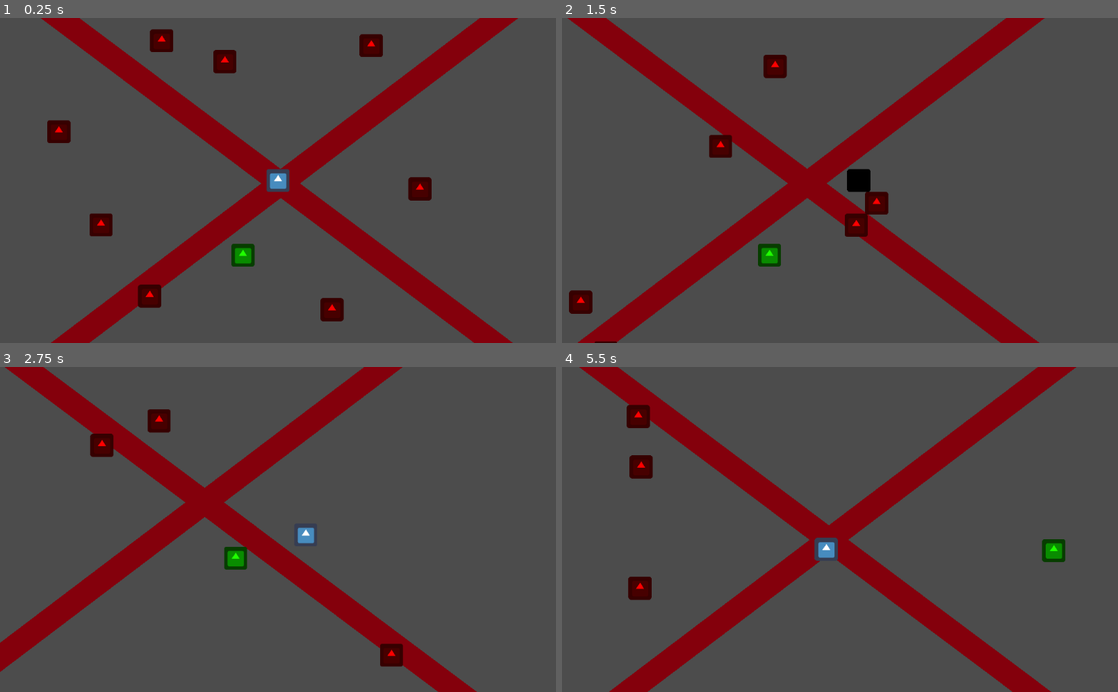
Above: before the commit, frames 1-4 (two rows, left to right).
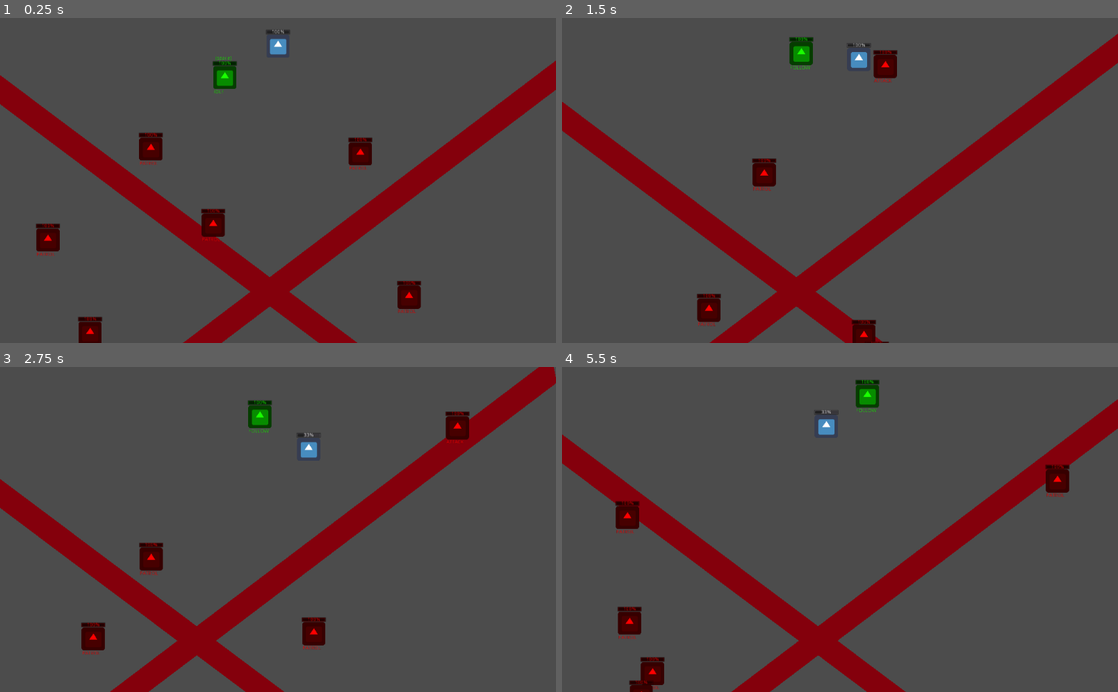
Above: after the commit, the same moments.

Repository: linkwin/NecroMansion
Game: Godot game, scene res://Maps/TestMap.tscn
The game is run twice, just before and just after one commit, with the same random seed, the same clock (stepped at 60 frames per second) and the same inputs. This scene is started directly instead of the project's main scene. The engine's default icon, where the game draws it, is replaced by a stand-in: a white triangle on a blue panel in a dark square.
Inputs:
- Up to frame 1 (0.25 s): no input
- Up to frame 2 (1.5 s): hold D (move_right) 0.53-1.28 s; hold Space (summon) 0.53-1.28 s; hold S (move_back) from 1.28 s (still down); tap Space (summon) at 1.35 s
- Up to frame 3 (2.75 s): release S (move_back) at 2.03 s; hold D (move_right) from 2.03 s (still down); hold Space (summon) from 2.03 s (still down)
- Up to frame 4 (5.5 s): release D (move_right) at 2.78 s; release Space (summon) at 2.78 s; hold W (move_forward) 2.78-3.53 s; tap Space (summon) at 2.85, 4.35 s; hold Space (summon) 3.53-4.28 s; hold A (move_left) 3.53-5.03 s; hold S (move_back) from 5.03 s (still down); hold Space (summon) from 5.03 s (still down)

The runs differ from the first frame. In frame 1, 27% of the frame differs, in the area x 0-100%, y 0-100%; in frame 2, 27%; in frame 3, 25%; in frame 4, 26%.

Commit message:
Update AI, add game lose state

Diff:
--- a/Core/AI/AIController.gd
+++ b/Core/AI/AIController.gd
@@ -1,16 +1,26 @@
 extends Node2D
+
+export var bot_behavior = Global.BOT_BEHAVIOR.RANDOM_MOVE
+
+var bot_state = Global.BOT_STATE.IDLE
 
 var curr_move_dir = Vector2.ZERO
 onready var character_ref = $CharacterBody
 onready var timer = $Timer
 
 func _ready():
-	curr_move_dir = Vector2(rand_range(-1.0,1.0), rand_range(-1.0,1.0)).normalized()
+	match bot_behavior:
+		Global.BOT_BEHAVIOR.RANDOM_MOVE:
+			curr_move_dir = Vector2(rand_range(-1.0,1.0), rand_range(-1.0,1.0)).normalized()
+
+	bot_state = Global.BOT_STATE.PATROL
 
 func _process(delta):
 	character_ref.add_move_input(curr_move_dir)
+	$CharacterBody/DEBUG_state.text = Global.BOT_STATE.keys()[bot_state]
 
 func _on_Timer_timeout():
+	bot_state = Global.BOT_STATE.PATROL
 	character_ref.move_speed = character_ref.default_move_speed
 	curr_move_dir = Vector2(rand_range(-1.0,1.0), rand_range(-1.0,1.0)).normalized()
 
@@ -19,14 +29,21 @@
 		collider.get_node("Health").try_damage(1)
 		# move away from player
 		curr_move_dir = (character_ref.global_position - collider.global_position).normalized()
+		timer.wait_time = rand_range(2,4)
 		timer.start()
 
+# body ented attack radius
 func _on_OverlapSphere_body_entered(body):
-	if "Player" in body.get_parent().name:
+	if "Player" in body.get_parent().name and _can_attack():
+		bot_state = Global.BOT_STATE.ATTACK
 		curr_move_dir = (body.global_position - character_ref.global_position).normalized()
 		character_ref.move_speed *= 2
-		timer.stop()
+		timer.wait_time = rand_range(2,4)
+		timer.start()
 
+func _can_attack():
+	return bot_state == Global.BOT_STATE.IDLE or bot_state == Global.BOT_STATE.PATROL \
+		or bot_state == Global.BOT_STATE.WANDER
 
 func _on_Health_death():
 	queue_free()
--- a/Core/AI/AIController.tscn
+++ b/Core/AI/AIController.tscn
@@ -19,6 +19,12 @@
 [node name="CollisionShape2D" type="CollisionShape2D" parent="CharacterBody/OverlapSphere"]
 shape = SubResource( 1 )
 
+[node name="DEBUG_state" type="Label" parent="CharacterBody"]
+margin_left = -31.0
+margin_top = 33.0
+margin_right = 29.0
+margin_bottom = 55.0
+
 [node name="Timer" type="Timer" parent="."]
 wait_time = 2.0
 autostart = true
--- a/Core/Characters/Character.tscn
+++ b/Core/Characters/Character.tscn
@@ -18,11 +18,17 @@
 [node name="CharacterBody" type="KinematicBody2D"]
 script = ExtResource( 1 )
 
+[node name="CharacterShadow" type="Sprite" parent="."]
+modulate = Color( 0, 0, 0, 0.294118 )
+texture = ExtResource( 2 )
+
 [node name="CollisionShape2D" type="CollisionShape2D" parent="."]
 position = Vector2( -0.5, 0 )
 shape = SubResource( 3 )
 
-[node name="AnimatedSprite" type="AnimatedSprite" parent="."]
+[node name="AnimatedSprite" type="AnimatedSprite" parent="CollisionShape2D"]
+position = Vector2( 0.5, 0 )
 frames = SubResource( 2 )
 
 [node name="Health" parent="." instance=ExtResource( 3 )]
+position = Vector2( -34, -46 )
--- a/Core/Familiar/FamiliarBot.gd
+++ b/Core/Familiar/FamiliarBot.gd
@@ -26,40 +26,50 @@
 				if (player_ref.global_position - character_ref.global_position).length() > 200:
 					curr_move_dir = (player_ref.global_position - character_ref.global_position).normalized()
 
-
+	$CharacterBody/DEBUG_state.text = Global.BOT_STATE.keys()[bot_state]
 	character_ref.add_move_input(curr_move_dir)
 
 func _on_Health_death():
 	player_ref = null
 	queue_free()
 
+# body enterd attack / interact radius
 func _on_OverlapSphere_body_entered(body):
+	print("ENTER")
 	if "Player" in body.get_parent().name and not player_controlled:
 		# Show interact prompt
-		$InteractIcon.visible = true
+		$CharacterBody/InteractIcon.visible = true
 		player_in_range = true
 		player_ref = body
+	# bot in attack radius, initiate attack
 	if "Bot" in body.get_parent().name and _can_attack():
+		print(body.get_parent().name)
 		# attack bot
 		bot_state = Global.BOT_STATE.ATTACK
 		curr_move_dir = (body.global_position - character_ref.global_position).normalized()
 		character_ref.move_speed *= 2
+		$AttackTimeout.start()
 
 func _can_attack():
-	return bot_state == Global.BOT_STATE.IDLE or bot_state == Global.BOT_STATE.FOLLOW \
+	return (bot_state == Global.BOT_STATE.IDLE or bot_state == Global.BOT_STATE.FOLLOW) \
 		and player_controlled
 
 func _on_OverlapSphere_body_exited(body):
 	if "Player" in body.get_parent().name:
-		$InteractIcon.visible = false
+		$CharacterBody/InteractIcon.visible = false
 		player_in_range = false
 		if not player_controlled:
 			player_ref = null
 
-
 func _on_CharacterBody_on_character_collision(collider):
+	# collided with other bot, check for attack
 	if "Bot" in collider.get_parent().name:
 		if bot_state == Global.BOT_STATE.ATTACK:
 			collider.get_node("Health").try_damage(1)
 			bot_state = Global.BOT_STATE.FOLLOW
 			character_ref.move_speed = character_ref.default_move_speed
+
+func _on_AttackTimeout_timeout():
+	if player_controlled:
+		bot_state = Global.BOT_STATE.FOLLOW
+		character_ref.move_speed = character_ref.default_move_speed
--- a/Core/Familiar/FamiliarBot.tscn
+++ b/Core/Familiar/FamiliarBot.tscn
@@ -14,14 +14,13 @@
 [node name="AnimatedSprite" parent="CharacterBody" index="1"]
 modulate = Color( 0.12549, 1, 0, 1 )
 
-[node name="OverlapSphere" type="Area2D" parent="."]
+[node name="DEBUG_state" type="Label" parent="CharacterBody"]
+margin_left = -31.0
+margin_top = 33.0
+margin_right = 29.0
+margin_bottom = 55.0
 
-[node name="CollisionShape2D" type="CollisionShape2D" parent="OverlapSphere"]
-shape = SubResource( 1 )
-
-[node name="CanvasLayer" type="CanvasLayer" parent="."]
-
-[node name="InteractIcon" type="Label" parent="."]
+[node name="InteractIcon" type="Label" parent="CharacterBody"]
 visible = false
 anchor_right = 0.012
 margin_left = -26.145
@@ -31,9 +30,21 @@
 text = "[space]"
 align = 1
 
+[node name="OverlapSphere" type="Area2D" parent="CharacterBody"]
+
+[node name="CollisionShape2D" type="CollisionShape2D" parent="CharacterBody/OverlapSphere"]
+shape = SubResource( 1 )
+
+[node name="CanvasLayer" type="CanvasLayer" parent="."]
+
+[node name="AttackTimeout" type="Timer" parent="."]
+wait_time = 2.5
+one_shot = true
+
 [connection signal="on_character_collision" from="CharacterBody" to="." method="_on_CharacterBody_on_character_collision"]
 [connection signal="death" from="CharacterBody/Health" to="." method="_on_Health_death"]
-[connection signal="body_entered" from="OverlapSphere" to="." method="_on_OverlapSphere_body_entered"]
-[connection signal="body_exited" from="OverlapSphere" to="." method="_on_OverlapSphere_body_exited"]
+[connection signal="body_entered" from="CharacterBody/OverlapSphere" to="." method="_on_OverlapSphere_body_entered"]
+[connection signal="body_exited" from="CharacterBody/OverlapSphere" to="." method="_on_OverlapSphere_body_exited"]
+[connection signal="timeout" from="AttackTimeout" to="." method="_on_AttackTimeout_timeout"]
 
 [editable path="CharacterBody"]
--- a/Core/Health.gd
+++ b/Core/Health.gd
@@ -1,16 +1,24 @@
 extends Node2D
 
 signal death
+onready var health_bar = $ProgressBar
 
 var curr_health
 
-var max_health = 1
+var max_health = 3
 
 func _ready():
 	curr_health = max_health
+	health_bar.min_value = 0
+	health_bar.max_value = max_health
+	update_health_bar()
+
+func update_health_bar():
+	health_bar.value = curr_health
 
 func try_damage(damage_amm):
 	curr_health -= damage_amm
+	update_health_bar()
 
 	if curr_health <= 0:
 		emit_signal("death")
--- a/Core/Health.tscn
+++ b/Core/Health.tscn
@@ -4,3 +4,7 @@
 
 [node name="Health" type="Node2D"]
 script = ExtResource( 1 )
+
+[node name="ProgressBar" type="ProgressBar" parent="."]
+margin_right = 68.0
+margin_bottom = 14.0
--- a/Core/Player/PlayerController.gd
+++ b/Core/Player/PlayerController.gd
@@ -1,6 +1,9 @@
 extends Node2D
 
 onready var character_ref = $CharacterBody
+
+var input_enabled = true
+var respawn_screen_node
 
 # Called when the node enters the scene tree for the first time.
 func _ready():
@@ -8,6 +11,9 @@
 
 # Called every frame. 'delta' is the elapsed time since the previous frame.
 func _process(delta):
+	if !input_enabled:
+		return
+
 	var move_h_input = Input.get_action_strength("move_right") - Input.get_action_strength("move_left")
 	var move_v_input = Input.get_action_strength("move_back") - Input.get_action_strength("move_forward")
 
@@ -17,9 +23,18 @@
 	return Input.get_action_strength("move_right") != 0 or Input.get_action_strength("move_left") != 0 \
 		or Input.get_action_strength("move_back") != 0 or Input.get_action_strength("move_forward") != 0
 
-
 func _on_CharacterBody_on_character_collision(collider):
 	collider.get_node("Health").try_damage(1)
 
 func _on_Health_death():
-	print("You Dead")
+	if input_enabled:
+		input_enabled = false
+		var respawn_screen = preload("res://UI/RepawnScreen.tscn")
+		respawn_screen_node = respawn_screen.instance()
+		respawn_screen_node.get_node("Button").connect("pressed", self, "_do_respawn")
+		get_tree().root.add_child(respawn_screen_node)
+
+
+func _do_respawn():
+	get_tree().reload_current_scene()
+	respawn_screen_node.queue_free()
--- a/Core/global.gd
+++ b/Core/global.gd
@@ -1,3 +1,5 @@
 extends Node
 
 enum BOT_STATE {IDLE, PATROL, WANDER, FOLLOW, ATTACK}
+
+enum BOT_BEHAVIOR {SOLDIER, HOPPER, SCARED, RANDOM_MOVE}
--- a/Maps/TestMap.tscn
+++ b/Maps/TestMap.tscn
@@ -26,11 +26,13 @@
 default_color = Color( 0.517647, 0, 0.0470588, 1 )
 
 [node name="PlayerRoot" parent="." instance=ExtResource( 1 )]
+position = Vector2( 30, -672 )
 
 [node name="RemoteTransform2D" type="RemoteTransform2D" parent="PlayerRoot/CharacterBody" index="2"]
 remote_path = NodePath("../../../Camera2D")
 
 [node name="Camera2D" type="Camera2D" parent="."]
+position = Vector2( 30, -672 )
 current = true
 zoom = Vector2( 1.5, 1.5 )
 limit_left = -1000
@@ -42,27 +44,35 @@
 editor_draw_limits = true
 
 [node name="BotRoot" parent="." instance=ExtResource( 2 )]
+modulate = Color( 1, 0, 0, 1 )
 position = Vector2( -465, 83 )
 
 [node name="BotRoot2" parent="." instance=ExtResource( 2 )]
+modulate = Color( 1, 0, 0, 1 )
 position = Vector2( -366, -400 )
 
 [node name="BotRoot3" parent="." instance=ExtResource( 2 )]
+modulate = Color( 1, 0, 0, 1 )
 position = Vector2( -318, 291 )
 
 [node name="BotRoot4" parent="." instance=ExtResource( 2 )]
+modulate = Color( 1, 0, 0, 1 )
 position = Vector2( 238, -331 )
 
 [node name="BotRoot5" parent="." instance=ExtResource( 2 )]
+modulate = Color( 1, 0, 0, 1 )
 position = Vector2( 429, -5 )
 
 [node name="BotRoot6" parent="." instance=ExtResource( 2 )]
-position = Vector2( -131, -373 )
+modulate = Color( 1, 0, 0, 1 )
+position = Vector2( -133, -220 )
 
 [node name="BotRoot7" parent="." instance=ExtResource( 2 )]
+modulate = Color( 1, 0, 0, 1 )
 position = Vector2( 134, 402 )
 
 [node name="BotRoot8" parent="." instance=ExtResource( 2 )]
+modulate = Color( 1, 0, 0, 1 )
 position = Vector2( -570, -105 )
 
 [node name="Wall" type="StaticBody2D" parent="."]
@@ -92,7 +102,8 @@
 shape = SubResource( 2 )
 
 [node name="Familiar" parent="." instance=ExtResource( 3 )]
-position = Vector2( -97, 207 )
+modulate = Color( 0.101961, 1, 0, 1 )
+position = Vector2( -117, -585 )
 
 [editable path="PlayerRoot"]
 [editable path="PlayerRoot/CharacterBody"]
--- /dev/null
+++ b/UI/RepawnScreen.tscn
@@ -0,0 +1,43 @@
+[gd_scene format=2]
+
+[node name="RespawnScreen" type="CanvasLayer"]
+
+[node name="ColorRect" type="ColorRect" parent="."]
+anchor_right = 1.0
+anchor_bottom = 1.0
+color = Color( 1, 1, 1, 0.513726 )
+
+[node name="GameOverLabel" type="Label" parent="."]
+modulate = Color( 0, 0, 0, 1 )
+anchor_left = 0.5
+anchor_top = 0.5
+anchor_right = 0.5
+anchor_bottom = 0.5
+margin_left = -36.5
+margin_top = -7.0
+margin_right = 36.5
+margin_bottom = 7.0
+text = "Game Over"
+
+[node name="Button" type="Button" parent="."]
+anchor_left = 0.5
+anchor_top = 0.5
+anchor_right = 0.5
+anchor_bottom = 0.5
+margin_left = -31.0
+margin_top = 50.0
+margin_right = 33.0
+margin_bottom = 70.0
+
+[node name="Label" type="Label" parent="Button"]
+anchor_left = 0.5
+anchor_top = 0.5
+anchor_right = 0.5
+anchor_bottom = 0.5
+margin_left = -28.0
+margin_top = -7.0
+margin_right = 28.0
+margin_bottom = 7.0
+text = "Respawn"
+align = 1
+valign = 1
Binary file added: UI/Textures/empty_bar.png
Not shown, added: UI/Textures/empty_bar.png.import
Binary file added: UI/Textures/energy_bar.png
Not shown, added: UI/Textures/energy_bar.png.import
Binary file added: UI/Textures/health_bar.png
Not shown, added: UI/Textures/health_bar.png.import
Binary file added: UI/Textures/magic_bar.png
Not shown, added: UI/Textures/magic_bar.png.import
Binary file added: UI/Textures/shield_bar.png
Not shown, added: UI/Textures/shield_bar.png.import
